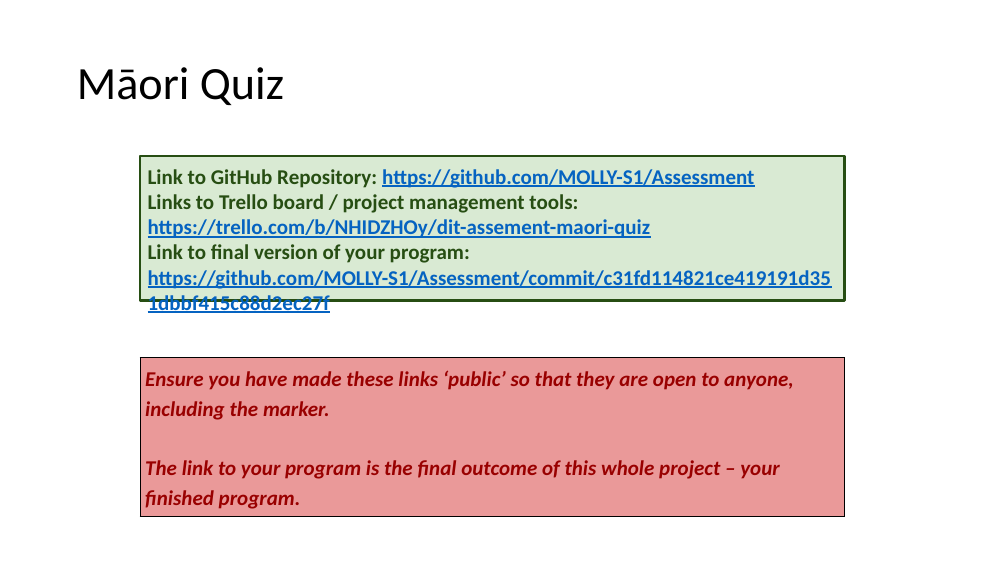
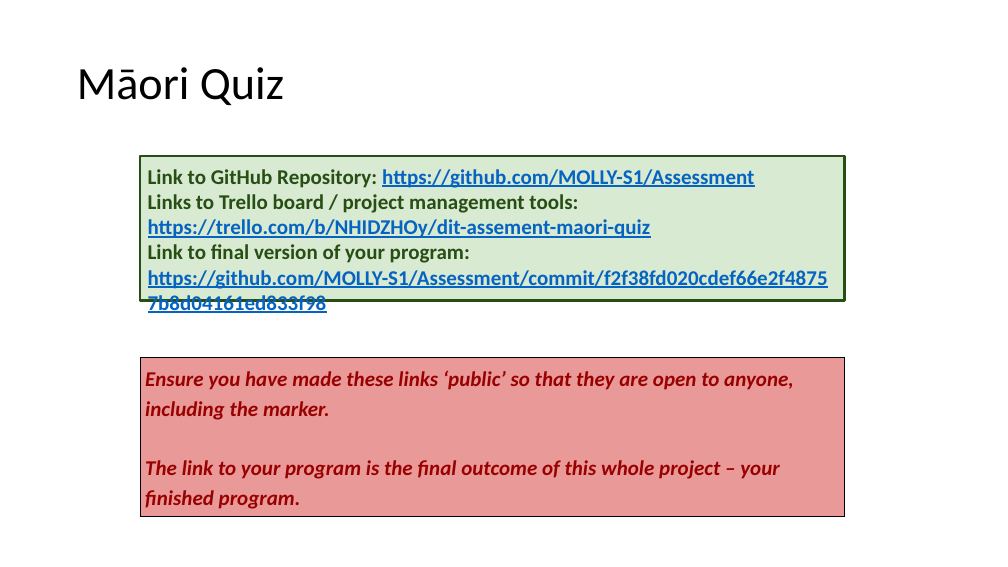
Before and after one commit to MOLLY-S1/Assessment, a slide deck: slide 2 of AS91883(1.7) & AS91884(1.8) Documentation.pptx. Drawn at 1008x567 pixels with LibreOffice and Linux fonts; fonts in the diff are those of the drawing. Boxes give left, top, right and bottom in pixels: in the first picture for what was removed or moved away, otherwise in the second. Text is boxed around its words. In the diff, an @@ line names an element or a change of style, - is before the commit and + after.

```diff
--- a/AS91883(1.7) & AS91884(1.8) Documentation.pptx
+++ b/AS91883(1.7) & AS91884(1.8) Documentation.pptx
@@ text in rectangle at (148,244,828,289): text changed @@
-Link to final version of your program: https://github.com/MOLLY-S1/Assessment/commit/c31fd114821ce419191d351dbbf415c88d2ec27f
+Link to final version of your program: https://github.com/MOLLY-S1/Assessment/commit/f2f38fd020cdef66e2f48757b8d04161ed833f98
```
Also in this commit, not shown: 2 other slides changed.
